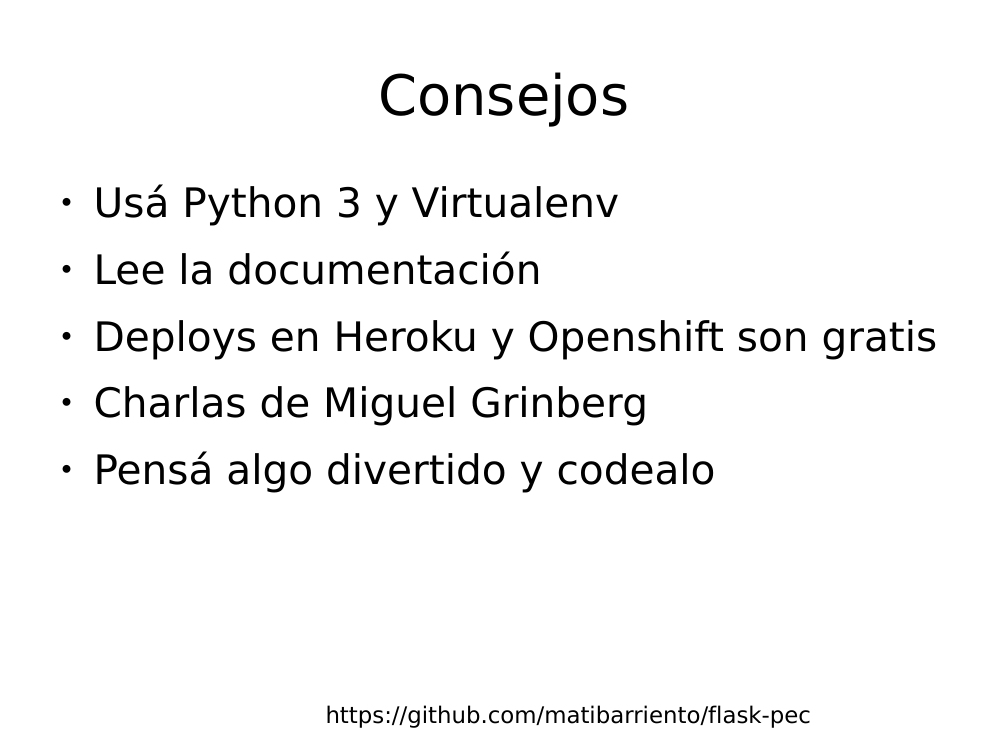
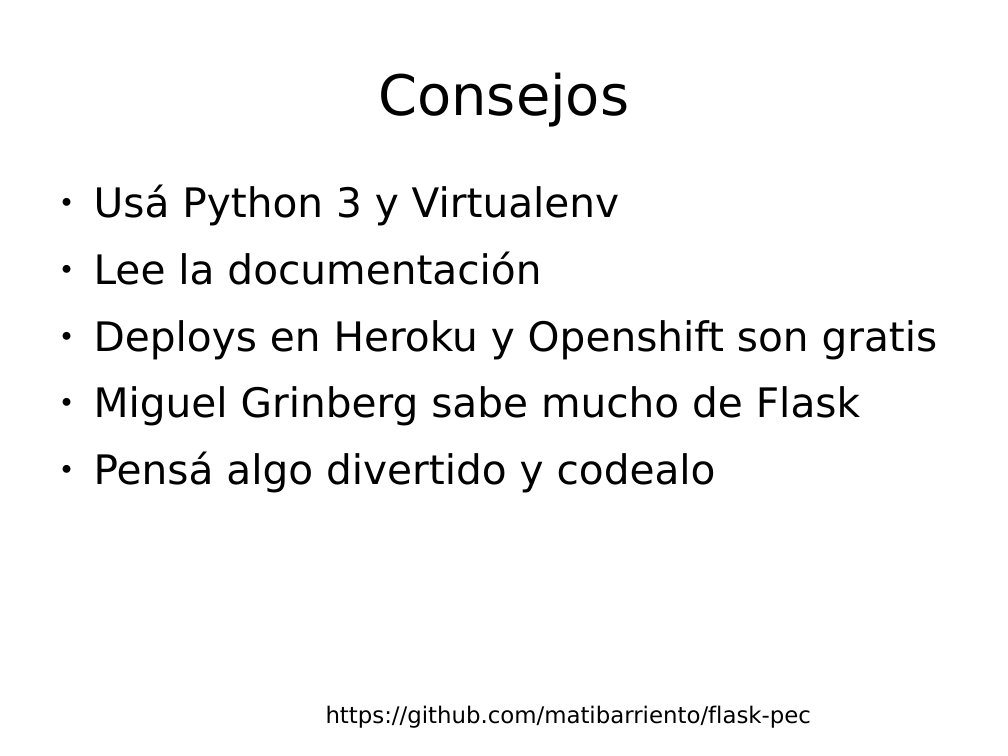
Before and after one commit to matibarriento/flask-pec, a slide deck: slide 10 of flaskpec.odp (slide 14 before the commit). Drawn at 1008x756 pixels with LibreOffice and Linux fonts; fonts in the diff are those of the drawing; background and template pictures are left out. Boxes give left, top, right and bottom in pixels: in the first picture for what was removed or moved away, otherwise in the second. Text is boxed around its words. In the diff, an @@ line names an element or a change of style, - is before the commit and + after.

```diff
--- a/flaskpec.odp
+++ b/flaskpec.odp
@@ text at box(94, 386, 860, 426): text changed @@
-● Charlas de Miguel Grinberg
+● Miguel Grinberg sabe mucho de Flask
```
Also in this commit, not shown: 4 other slides changed, 4 slides added, 8 slides removed, 1 other file.
